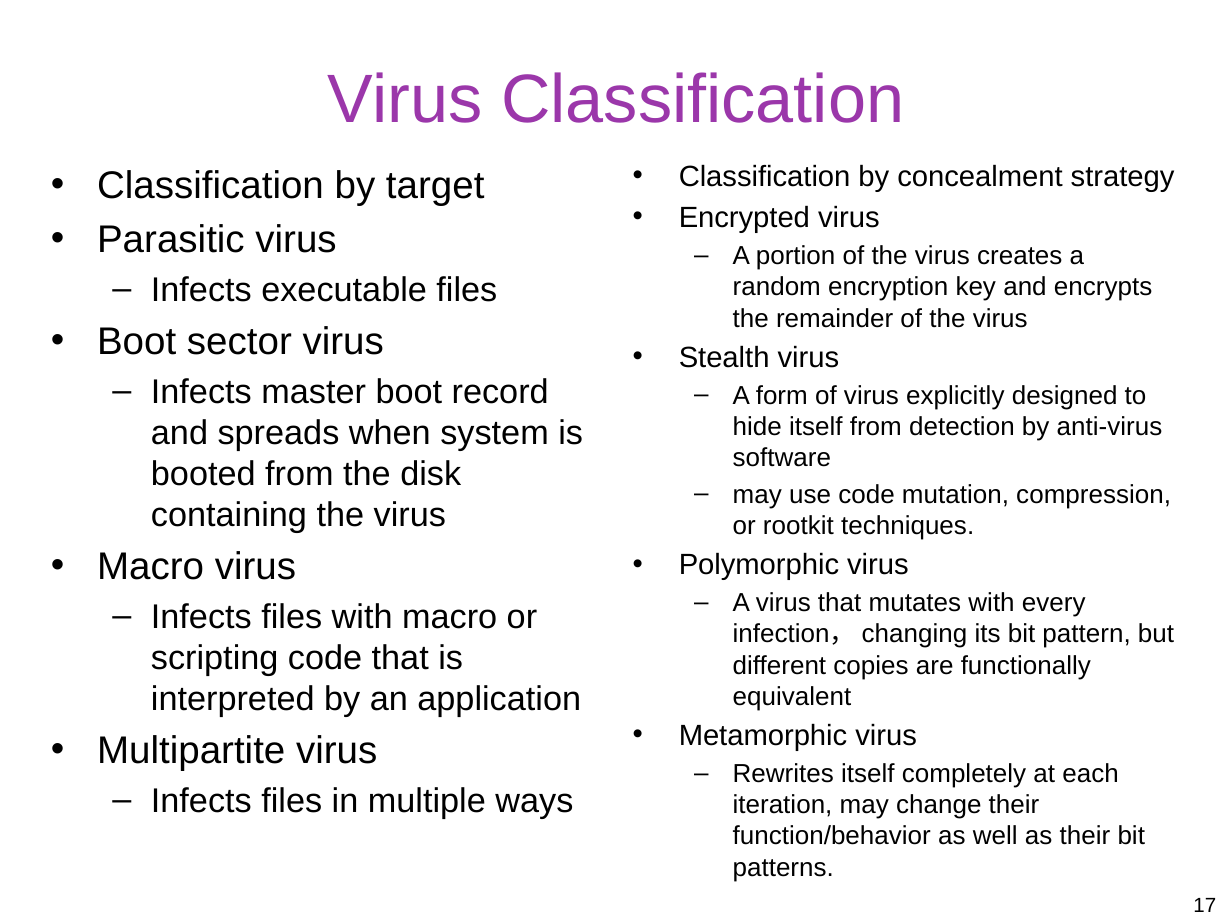
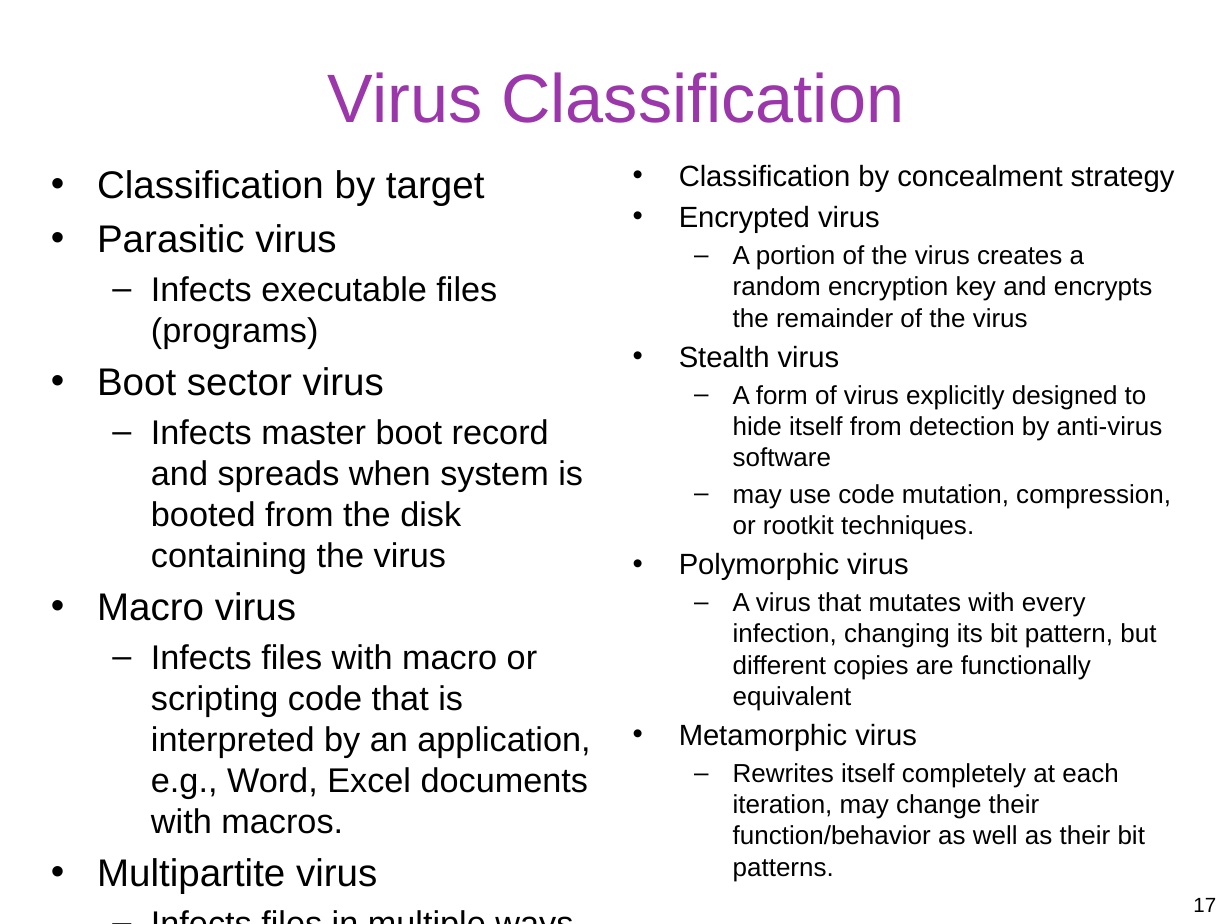
Before and after one commit to gulaoshi/gu.github.io, a slide deck: slide 17 of InfoSec/PPTs/L7-CH06-Malicious Software.pptx. Drawn at 1232x924 pixels with LibreOffice and Linux fonts; fonts in the diff are those of the drawing. Boxes give left, top, right and bottom in pixels: in the first picture for what was removed or moved away, otherwise in the second. Text is boxed around its words. In the diff, an @@ line names an element or a change of style, - is before the commit and + after.

```diff
--- a/InfoSec/PPTs/L7-CH06-Malicious Software.pptx
+++ b/InfoSec/PPTs/L7-CH06-Malicious Software.pptx
@@ text at box(151, 276, 497, 348): text changed @@
-  – Infects executable files
+  – Infects executable files (programs)
@@ text at box(733, 592, 1156, 711): text changed @@
-  – A virus that mutates with every infection， changing its bit pattern, but different copies are functionally equivalent
+  – A virus that mutates with every infection, changing its bit pattern, but different copies are functionally equivalent
@@ text at box(151, 644, 590, 834): text changed @@
-  – Infects files with macro or scripting code that is interpreted by an application
+  – Infects files with macro or scripting code that is interpreted by an application, e.g., Word, Excel documents with macros.
```
Also in this commit, not shown: 4 other slides changed, 1 other file.
